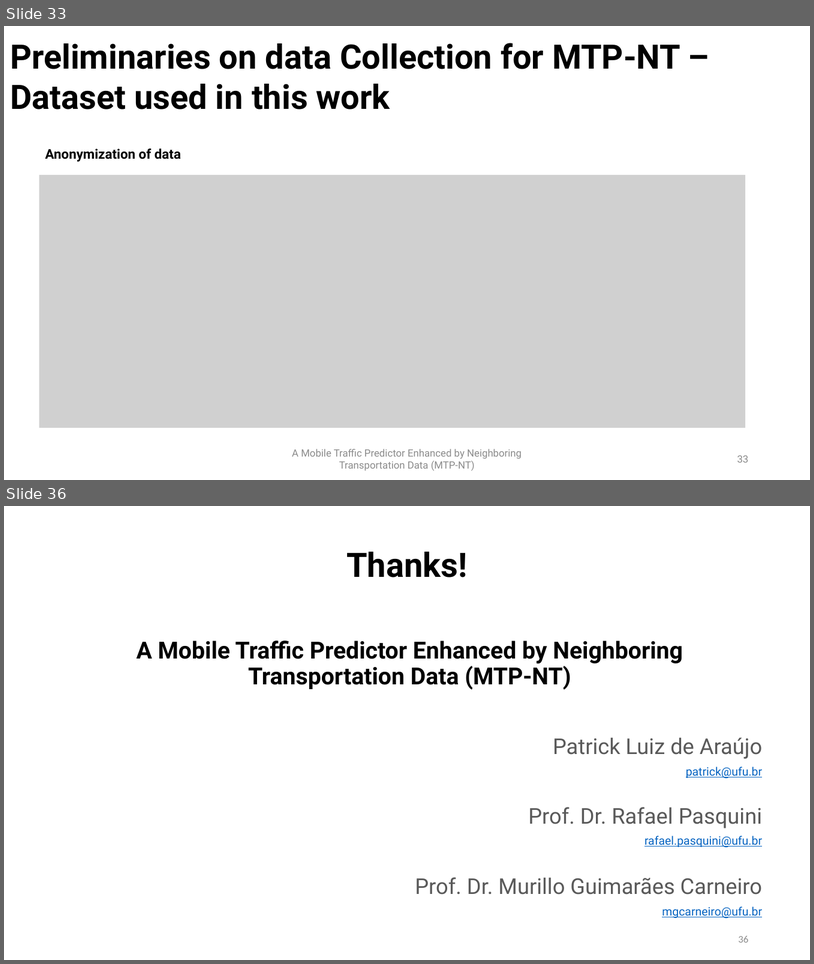
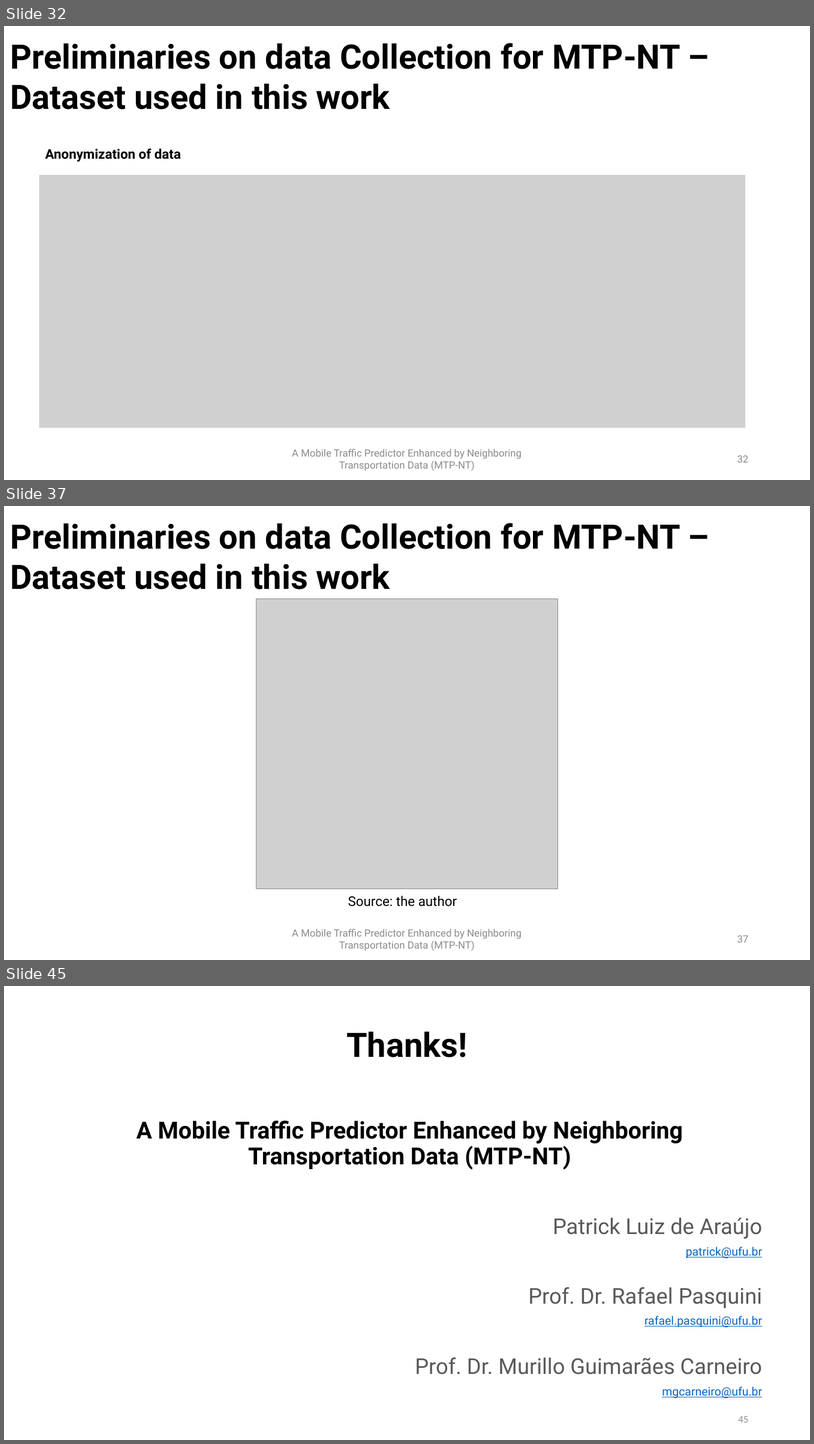
Before and after one commit to PatrickLdA/milan-telecom-analysis, a slide deck: defesa.pptx. Shown one above the other, each under a label of ours: slides 33 and 36 before the commit, slides 32, 37 and 45 after it; the slides between them are not shown. The pictures are 814x964 and 814x1444 pixels, drawn with LibreOffice and Linux fonts; fonts in the diff are those of the drawing; grey boxes stand for pictures. Boxes give left, top, right and bottom in pixels: in the first picture for what was removed or moved away, otherwise in the second. Text is boxed around its words. In the diff, an @@ line names an element or a change of style, - is before the commit and + after.

```diff
--- a/defesa.pptx
+++ b/defesa.pptx
@@ slide 37 added at (x1=4, y1=506, x2=810, y2=960), background #FFFFFF @@
@@ text added at (x1=10, y1=523, x2=681, y2=589), 40 pt, text #000000, bold @@
+Preliminaries on data Collection for MTP-NT – Dataset used in this work
@@ picture added at (x1=256, y1=598, x2=558, y2=888) @@
@@ text added at (x1=348, y1=895, x2=457, y2=906), 16 pt, text #000000 @@
+Source: the author
@@ text added at (x1=292, y1=928, x2=522, y2=951), 12 pt, text #8C8C8C @@
+A Mobile Traffic Predictor Enhanced by Neighboring Transportation Data (MTP-NT)
@@ page number added at (x1=738, y1=935, x2=749, y2=942), 12 pt, text #8C8C8C @@
+37
@@ what was slide 33 is now slide 32 @@
@@ page number at (x1=738, y1=455, x2=749, y2=462): text changed @@
-33
+32
@@ what was slide 36 is now slide 45 @@
@@ page number at (x1=738, y1=1416, x2=749, y2=1422): text changed @@
-36
+45
```
Also in this commit, not shown: 11 slides changed, 9 other slides added, 1 slide removed.
